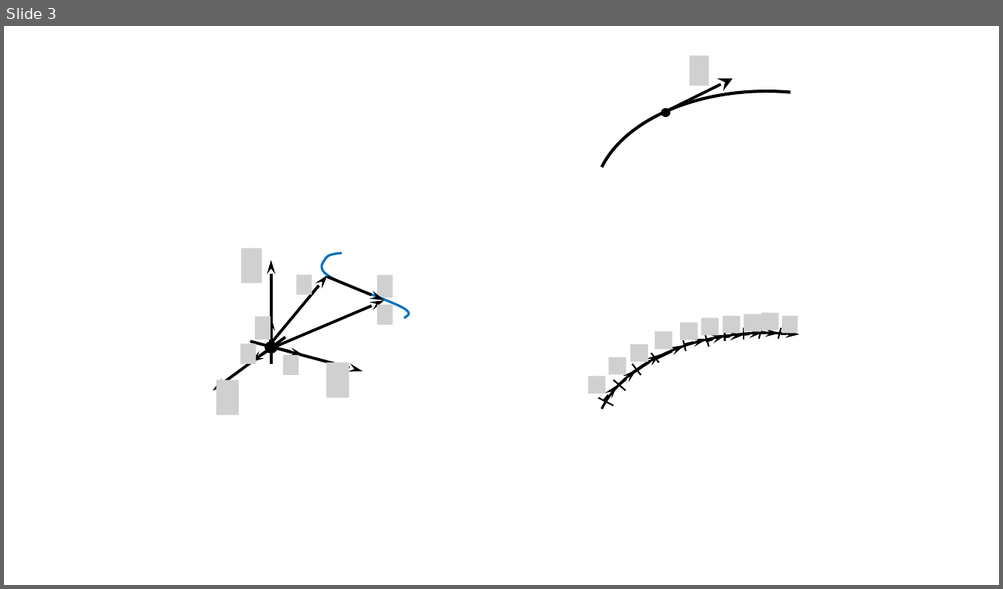
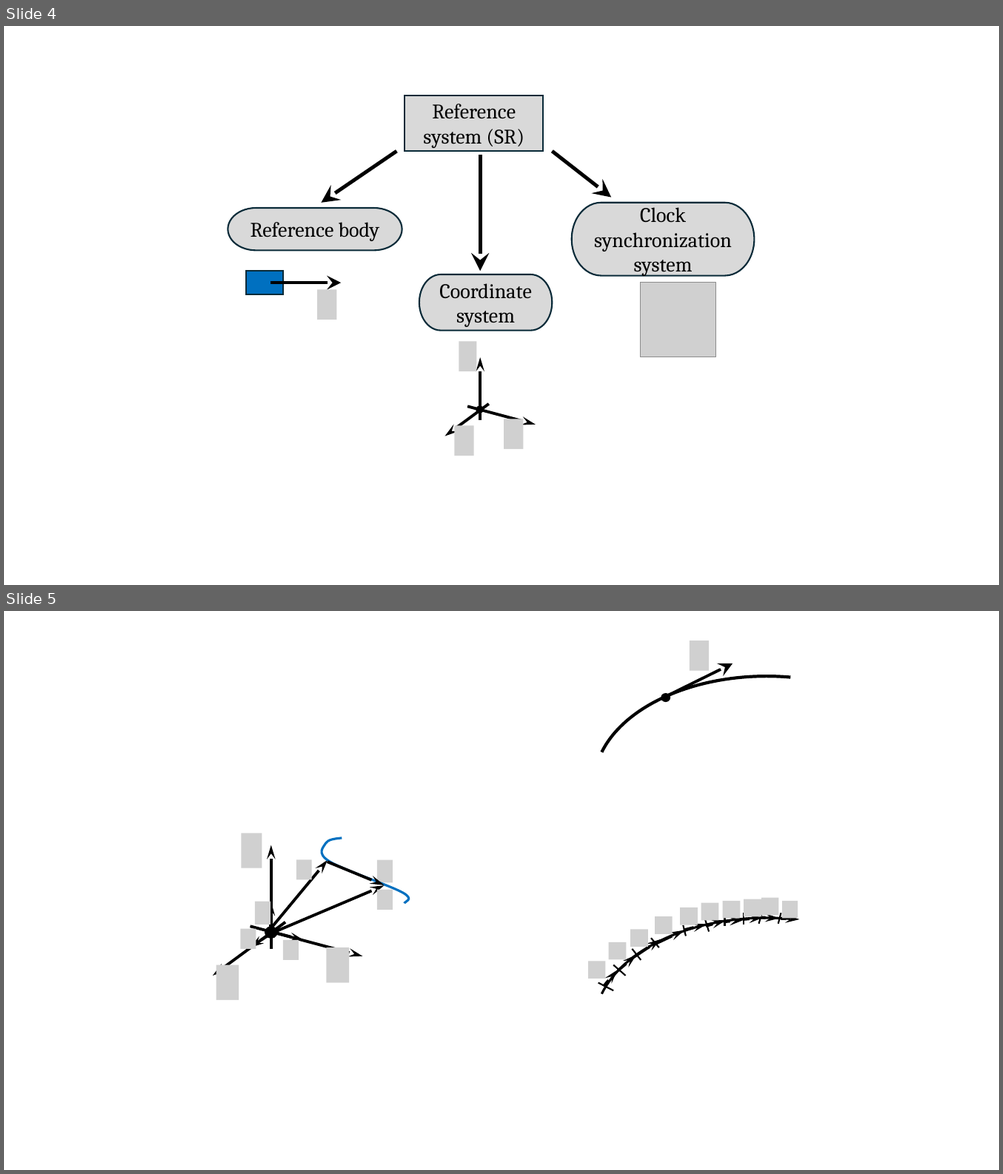
Before and after one commit to savchenko-physics/savchenko-physics.github.io, a slide deck: theory/lecture-drawings.pptx. Shown one above the other, each under a label of ours: slide 3 before the commit, slides 4 and 5 after it. The pictures are 1003x589 and 1003x1174 pixels, drawn with LibreOffice and Linux fonts; fonts in the diff are those of the drawing; grey boxes stand for pictures. Boxes give left, top, right and bottom in pixels: in the first picture for what was removed or moved away, otherwise in the second. Text is boxed around its words. In the diff, an @@ line names an element or a change of style, - is before the commit and + after.

```diff
--- a/theory/lecture-drawings.pptx
+++ b/theory/lecture-drawings.pptx
@@ slide 4 added at (x1=4, y1=26, x2=999, y2=585), background #FFFFFF @@
@@ rectangle added at (x1=404, y1=96, x2=543, y2=151), fill #D9D9D9, outline #092A39 1.5 pt, 20 pt, text #000000 @@
+Reference system (SR)
@@ arrow added from (396, 151) to (321, 203), #000000 3.5 pt @@
@@ arrow added from (480, 155) to (480, 272), #000000 3.5 pt @@
@@ arrow added from (552, 151) to (612, 198), #000000 3.5 pt @@
@@ pill shape added at (x1=572, y1=203, x2=754, y2=276), fill #D9D9D9, outline #092A39 1.5 pt, 20 pt, text #000000 @@
+Clock synchronization system
@@ pill shape added at (x1=227, y1=208, x2=401, y2=250), fill #D9D9D9, outline #092A39 1.5 pt, 20 pt, text #000000 @@
+Reference body
@@ rectangle added at (x1=246, y1=272, x2=282, y2=295), fill #0070C0, outline #092A39 1.5 pt @@
@@ arrow added from (270, 283) to (341, 283), #000000 2.75 pt @@
@@ picture added at (x1=317, y1=290, x2=337, y2=320) @@
@@ pill shape added at (x1=419, y1=275, x2=552, y2=330), fill #D9D9D9, outline #092A39 1.5 pt, 20 pt, text #000000 @@
+Coordinate system
@@ picture added at (x1=640, y1=282, x2=716, y2=358) @@
@@ picture added at (x1=459, y1=341, x2=477, y2=372) @@
@@ arrow added from (480, 420) to (480, 358), #000000 2.75 pt @@
@@ arrow added from (489, 404) to (445, 437), #000000 2.75 pt @@
@@ arrow added from (467, 406) to (535, 425), #000000 2.75 pt @@
@@ ellipse added at (x1=475, y1=406, x2=484, y2=414), fill #000000 @@
@@ picture added at (x1=504, y1=419, x2=523, y2=449) @@
@@ picture added at (x1=455, y1=426, x2=474, y2=456) @@
@@ what was slide 3 is now slide 5 @@
```
Also in this commit, not shown: 1 other slide added, 8 other files.
